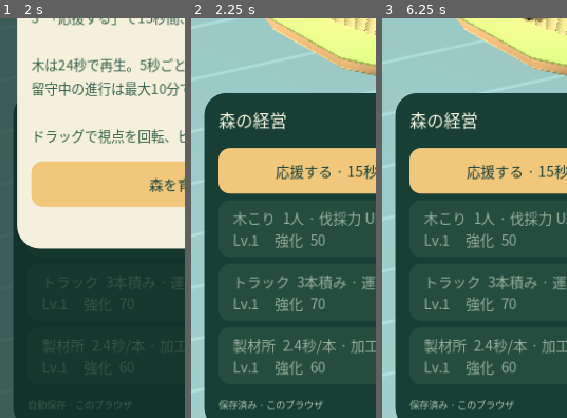
Above: before the commit, frames 1-3 (left to right).
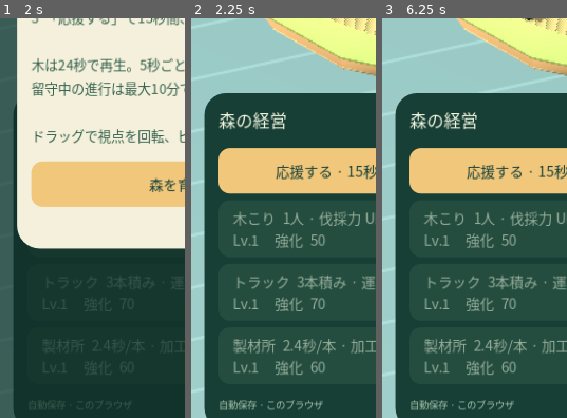
Above: after the commit, the same moments.

Repository: dukutogo0101-byte/kikori-godot
Game: Godot game, scene res://scenes/main.tscn
The game is run twice, just before and just after one commit, with the same random seed, the same clock (stepped at 60 frames per second) and the same inputs.
Inputs:
- Up to frame 1 (2 s): click "音 OFF" at 0.5 s; click "？" at 1.25 s
- Up to frame 2 (2.25 s): click "応援する · 15秒間 作業速度 ×2" at 2 s
- Up to frame 3 (6.25 s): click "視点を戻す" at 2.75 s; click "音 OFF" at 3.5 s; click "音 ON" at 4.25 s; click "？" at 5 s; click "森を育てる" at 5.75 s
The pictures show only the part of the screen within x 0-50%, y 47-97%; the shares and areas given below are measured in that part.

Frame 1 is identical in both runs. In frame 2, 0.3% of the frame differs, in the area x 14-36%, y 95-98%; in frame 3, 0.3%.

Commit message:
Avoid WebKitGTK capture readback errors while keeping strict gameplay validation

Diff:
--- a/scripts/main.gd
+++ b/scripts/main.gd
@@ -190,6 +190,7 @@
 	save_clock += dt
 	toast_clock = maxf(0, toast_clock - dt)
 	toast_label.visible = toast_clock > 0 and not toast_label.text.is_empty()
+	toast_label.modulate.a = clampf(toast_clock, 0.0, 1.0)
 	if ui_clock >= 0.2:
 		ui_clock = 0
 		_update_hud()
@@ -524,8 +525,7 @@
 	else:
 		boost_button.text = "応援する · 15秒間 作業速度 ×2"
 	boost_button.disabled = sim.boost_cooldown > 0
-	if not store.available:
-		save_label.text = "保存不可 · このタブ内で進行"
+	save_label.text = "自動保存 · このブラウザ" if store.available else "保存不可 · このタブ内で進行"
 
 func _ready_trees() -> int:
 	var count = 0
@@ -555,6 +555,7 @@
 	toast_label.text = text
 	toast_clock = seconds
 	toast_label.visible = true
+	toast_label.modulate.a = 1.0
 
 func _save() -> void:
 	save_clock = 0
--- a/scripts/save_store.gd
+++ b/scripts/save_store.gd
@@ -35,8 +35,8 @@
 	var raw = JSON.stringify(payload, "", true, true)
 	if OS.has_feature("web"):
 		# JSON.stringify of a string is a safe JS literal, including user-controlled text.
-		var script = "(function(){try{localStorage.setItem('%s', %s);return true;}catch(e){return false;}})()" % [KEY, JSON.stringify(raw)]
-		available = JavaScriptBridge.eval(script, true) == true
+		var script = "(function(){try{localStorage.setItem('%s', %s);return 1;}catch(e){return 0;}})()" % [KEY, JSON.stringify(raw)]
+		available = int(JavaScriptBridge.eval(script, true)) == 1
 	else:
 		var file = FileAccess.open(FILE + ".tmp", FileAccess.WRITE)
 		available = file != null
Not shown, changed: tests/browser_smoke.py
